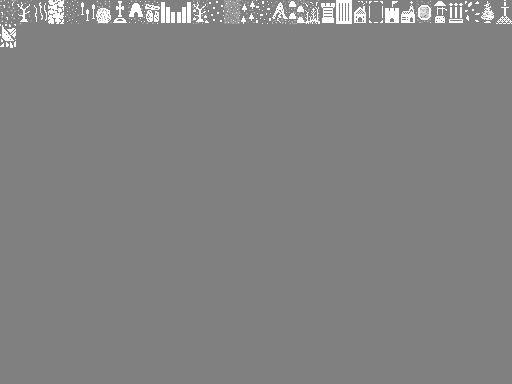
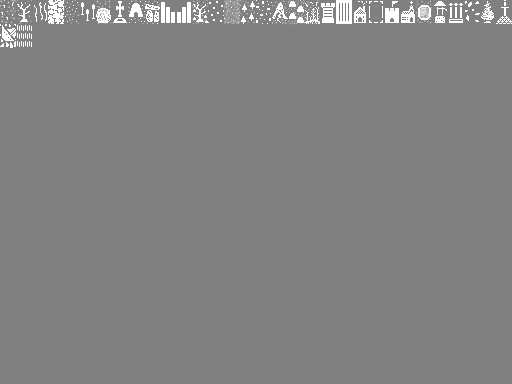
Before/after of a 512px x 384px layered artwork. What changed in the layer stack:
painted on "Background" over box(17, 24, 32, 47)
